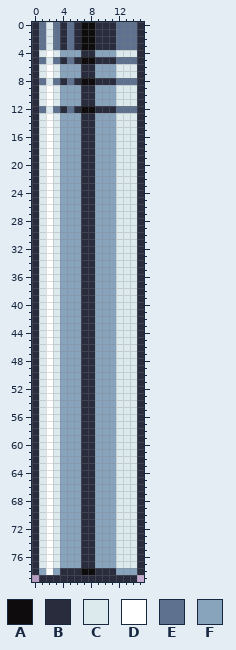
Two versions of one pixel-art file, Assets/Production/1_Assets/LevelObjects/Doors/AutomaticDoor/automatic_door.aseprite. The picture above was drawn from the file before the commit.
16x80 pixels, 1 frame. Colours within 5 levels of each other are drawn and written as one.
Palette (. is transparent): A #0e0c0c  B #282c3c  C #dceaee  D #ffffff  E #5e718e  F #88a3bc
New version:
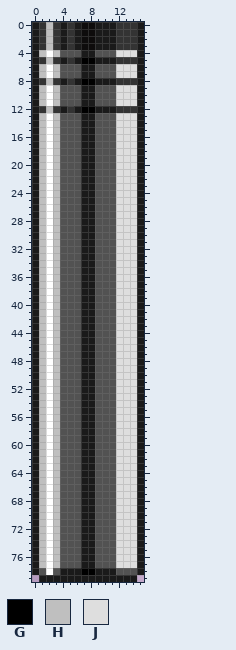
Colours new in this view: G #000000  H #bfbfbf  J #dedede
What changed:
colour B: #282c3c -> #1a1a1a
colour E: #5e718e -> #333333
colour F: #88a3bc -> #525252
y 0..3: x 2 C -> H
y 4: x 1 C -> H; x 3 C -> H; x 12..14 CCC -> JJJ
y 5: x 2 C -> H; x 7..8 AA -> GG
y 6..7: x 1 C -> H; x 3 C -> H; x 12..14 CCC -> JJJ
y 8: x 2 C -> H; x 7..8 AA -> GG
y 9..11: x 1 C -> H; x 3 C -> H; x 12..14 CCC -> JJJ
y 12: x 2 C -> H; x 7..8 AA -> GG
y 13..77: x 1 C -> H; x 3 C -> H; x 12..14 CCC -> JJJ
y 78: x 7..8 AA -> GG
Boxes around the changes in both pictures, in picture pixels (x1, y1, x2, y2):
changed: (32, 22, 144, 582)
